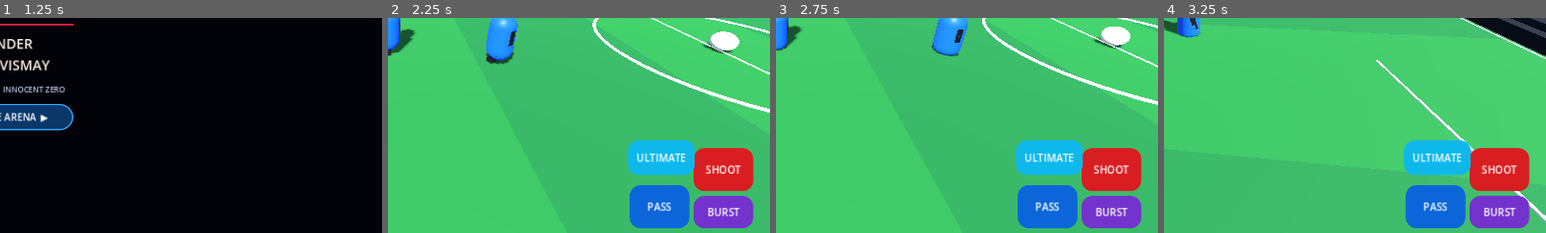
Above: before the commit, frames 1-4 (left to right).
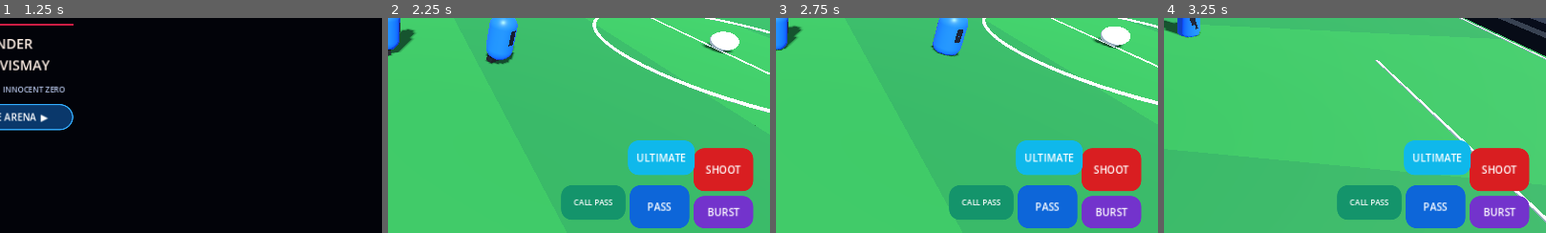
Above: after the commit, the same moments.

Repository: stalinvismay2020-del/Eclipse-Strikers
Game: Godot game, scene res://Main.tscn
Same seed, same stepped clock (60 frames per second), same inputs: the game is played once before the commit and once after it.
Inputs (mouse positions are % of the whole screen's width and height, from its top left):
- Up to frame 1 (1.25 s): click (77, 93) at 0.5 s, where only the run after the commit has a clickable "CALL PASS"
- Up to frame 2 (2.25 s): click "ENTER THE ARENA ▶" at 1.25 s; click "▶ PLAY MATCH" at 2 s
- Up to frame 3 (2.75 s): no input
- Up to frame 4 (3.25 s): move the mouse to (72, 45) at 2.77 s; hold D from 2.78 s (still down); click (72, 45) at 2.92 s
The pictures show only the part of the screen within x 50-100%, y 50-100%; the shares and areas given below are measured in that part.

Frame 1 is identical in both runs. In frame 2, 2.6% of the frame differs, in the area x 45-63%, y 77-94%; in frame 3, 2.6%; in frame 4, 2.6%.

Commit message:
Add teammate call-for-pass gameplay button

Diff:
--- a/Main.gd
+++ b/Main.gd
@@ -29,6 +29,9 @@
 var joystick_knob: Control
 var shoot_button: Button
 var pass_button: Button
+var call_pass_button: Button
+var pass_request_active := false
+var pass_request_cooldown := 0.0
 var burst_button: Button
 var camera_rig: Node3D
 var camera: Camera3D
@@ -178,6 +181,10 @@
 		burst_cooldown = maxf(0.0, burst_cooldown - delta)
 	if ultimate_cooldown > 0.0:
 		ultimate_cooldown = maxf(0.0, ultimate_cooldown - delta)
+	if pass_request_cooldown > 0.0:
+		pass_request_cooldown = maxf(0.0, pass_request_cooldown - delta)
+	if call_pass_button:
+		call_pass_button.text = "CALL PASS" if pass_request_cooldown <= 0.0 else "CALL %ds" % int(ceil(pass_request_cooldown))
 	if ultimate_button:
 		ultimate_button.text = "ULTIMATE" if ultimate_cooldown <= 0.0 else "ULT " + str(int(ceil(ultimate_cooldown))) + "s"
 	if player_visual and player:
@@ -522,6 +529,10 @@
 	shoot_button.pressed.connect(_shoot)
 	pass_button = _make_button(layer, "PASS", Vector2(-235, -80), Color(0.05,0.4,0.85))
 	pass_button.pressed.connect(_pass_ball)
+	call_pass_button = _make_button(layer, "CALL PASS", Vector2(-350, -80), Color(0.08,0.58,0.42))
+	call_pass_button.size = Vector2(108, 58)
+	call_pass_button.add_theme_font_size_override("font_size", 13)
+	call_pass_button.pressed.connect(_request_teammate_pass)
 	burst_button = _make_button(layer, "BURST", Vector2(-128, -62), Color(0.45,0.2,0.8))
 	burst_button.pressed.connect(_burst)
 	ultimate_button = _make_button(layer, "ULTIMATE", Vector2(-238, -155), Color(0.06, 0.72, 0.92))
@@ -708,6 +719,8 @@
 		if not is_instance_valid(bot):
 			continue
 		var target := ball.global_position
+		if pass_request_active and teammates.has(bot):
+			target = ball.global_position
 		if teammates.has(bot) and bot.global_position.distance_to(ball.global_position) > 8.0:
 			target = Vector3(-5, 0, 0) if bot == teammates[0] else Vector3(ball.global_position.x - 3.0, 0, ball.global_position.z + (2.0 if bot == teammates[1] else -2.0))
 		if opponents.has(bot) and bot.global_position.distance_to(ball.global_position) > 11.0:
@@ -724,7 +737,18 @@
 		bot.position.z = clampf(bot.position.z, -FIELD_WIDTH / 2.0 + 0.8, FIELD_WIDTH / 2.0 - 0.8)
 		if dir.length() > 0.1:
 			bot.rotation.y = atan2(-dir.x, -dir.z)
-		if bot.global_position.distance_to(ball.global_position) < 1.25 and rng.randf() < delta * 1.4:
+		if pass_request_active and teammates.has(bot) and bot.global_position.distance_to(ball.global_position) < 1.65:
+			var receive_point := player.global_position + Vector3(0.0, 0.25, 0.0)
+			var pass_dir := (receive_point - ball.global_position).normalized()
+			pass_dir.y = 0.045
+			ball.linear_velocity = Vector3.ZERO
+			ball.apply_central_impulse(pass_dir.normalized() * 8.5)
+			pass_request_active = false
+			pass_request_cooldown = 3.0
+			ui_hint.text = "TEAMMATE PASS!  •  CONTROL THE BALL"
+			_play_sfx("pass")
+			_spawn_skill_burst(ball.global_position, Color(0.15, 0.9, 0.55))
+		elif bot.global_position.distance_to(ball.global_position) < 1.25 and rng.randf() < delta * 1.4:
 			var goal_x := -FIELD_LENGTH / 2.0 if opponents.has(bot) else FIELD_LENGTH / 2.0
 			var aim := Vector3(goal_x, 0.15, rng.randf_range(-2.5, 2.5)) - ball.global_position
 			ball.apply_central_impulse(aim.normalized() * rng.randf_range(4.0, 7.0))
@@ -764,6 +788,27 @@
 	_play_sfx("kick")
 	_spawn_skill_burst(ball.global_position, Color(1.0, 0.25, 0.12))
 	ui_hint.text = "⚡ DIRECT SHOT! ⚡"
+
+func _request_teammate_pass() -> void:
+	if not match_active:
+		ui_hint.text = "Start a match before calling for a pass"
+		return
+	if pass_request_cooldown > 0.0 or pass_request_active:
+		ui_hint.text = "Your teammate is already responding!"
+		return
+	if teammates.is_empty():
+		ui_hint.text = "No teammate available"
+		return
+	var nearest := teammates[0]
+	var nearest_distance := nearest.global_position.distance_to(ball.global_position)
+	for mate in teammates:
+		var distance := mate.global_position.distance_to(ball.global_position)
+		if distance < nearest_distance:
+			nearest = mate
+			nearest_distance = distance
+	pass_request_active = true
+	pass_request_cooldown = 1.0
+	ui_hint.text = "PASS!  •  TEAMMATE MOVING TO THE BALL"
 
 func _pass_ball() -> void:
 	if not match_active or not _near_ball():
